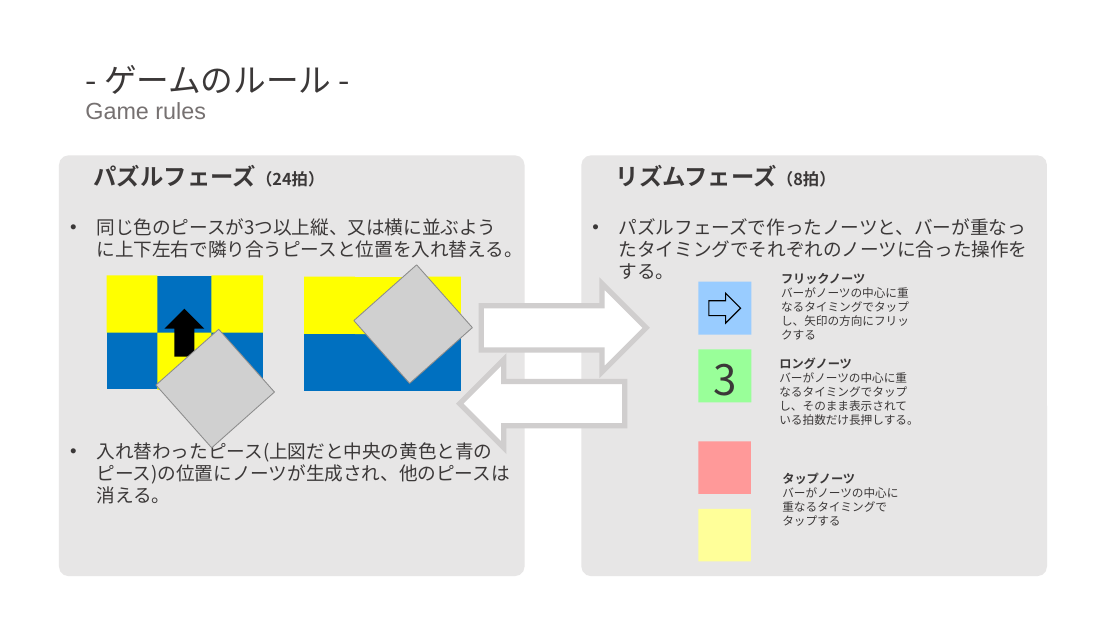
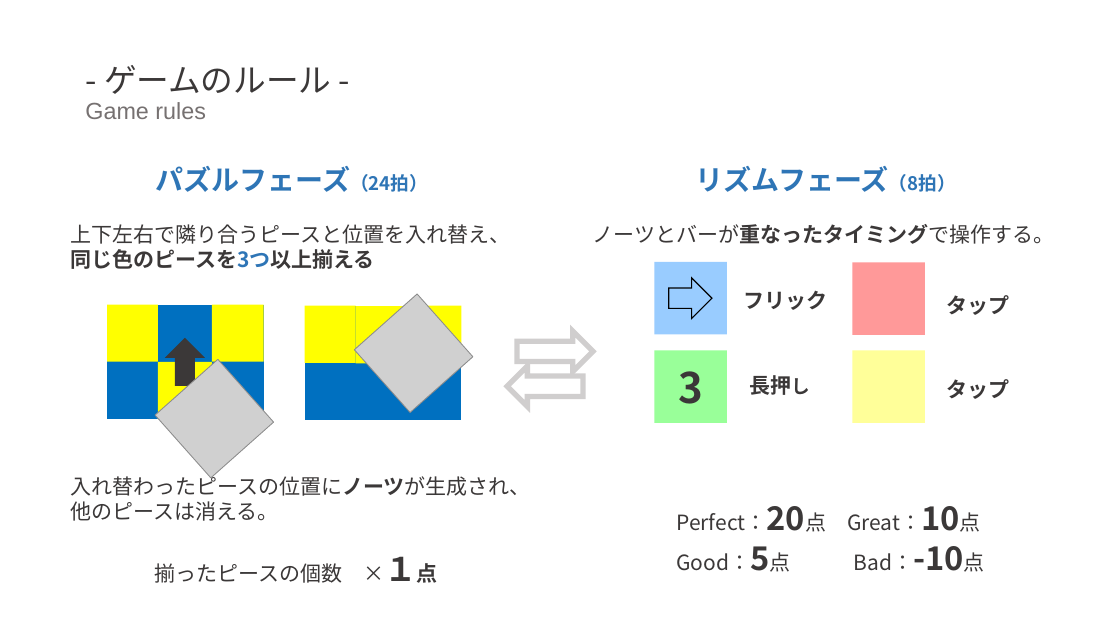
Before and after one commit to sakamana/PuzzleSoundGames, a slide deck: slide 2 of 卒研発表_佐久間.pptx. Drawn at 1120x630 pixels with LibreOffice and Linux fonts; fonts in the diff are those of the drawing; grey boxes stand for pictures. Boxes give left, top, right and bottom in pixels: in the first picture for what was removed or moved away, otherwise in the second. Text is boxed around its words. In the diff, an @@ line names an element or a change of style, - is before the commit and + after.

```diff
--- a/卒研発表_佐久間.pptx
+++ b/卒研発表_佐久間.pptx
@@ text "パズルフェーズ（24拍）" moved from (x1=59, y1=155, x2=524, y2=576) to (x1=70, y1=166, x2=531, y2=583) @@
@@ text "パズルフェーズ（24拍）" at (x1=70, y1=166, x2=531, y2=583): fill #E7E6E6 to none @@
@@ text at (x1=156, y1=166, x2=428, y2=192): size 20 to 24 pt, size 14 to 16 pt, text colour #3B3838 to #2E75B6 in "パズルフェーズ（24拍）"; alignment left to centre @@
@@ text "リズムフェーズ（8拍）" moved from (x1=581, y1=155, x2=1047, y2=576) to (x1=592, y1=166, x2=1054, y2=571) @@
@@ text "リズムフェーズ（8拍）" at (x1=592, y1=166, x2=1054, y2=571): fill #E7E6E6 to none @@
@@ text at (x1=696, y1=166, x2=956, y2=192): size 20 to 24 pt, size 14 to 16 pt, text colour #3B3838 to #2E75B6 in "リズムフェーズ（8拍）"; alignment left to centre @@
@@ text at (x1=70, y1=224, x2=531, y2=583): text changed; size 16 to 18 pt @@
-• 同じ色のピースが3つ以上縦、又は横に並ぶように上下左右で隣り合うピースと位置を入れ替える。
-• 入れ替わったピース(上図だと中央の黄色と青のピース)の位置にノーツが生成され、他のピースは消える。
+上下左右で隣り合うピースと位置を入れ替え、同じ色のピースを3つ以上揃える
+入れ替わったピースの位置にノーツが生成され、他のピースは消える。
+揃ったピースの個数 ×１点
@@ text at (x1=592, y1=224, x2=1054, y2=571): text changed; size 16 to 18 pt @@
-• パズルフェーズで作ったノーツと、バーが重なったタイミングでそれぞれのノーツに合った操作をする。
+ノーツとバーが重なったタイミングで操作する。
+Perfect：20点 Great：10点
+Good：5点 Bad：-10点
@@ rectangle resized from (x1=698, y1=281, x2=751, y2=334) to (x1=655, y1=262, x2=727, y2=334) @@
@@ rectangle resized from (x1=698, y1=442, x2=751, y2=495) to (x1=853, y1=262, x2=925, y2=334) @@
@@ right arrow resized from (x1=709, y1=293, x2=741, y2=323) to (x1=669, y1=278, x2=712, y2=318) @@
@@ text at (x1=743, y1=290, x2=827, y2=310): text changed; size 10 to 18 pt; bold on @@
-フリックノーツ
-バーがノーツの中心に重なるタイミングでタップし、矢印の方向にフリックする
+フリック
@@ text at (x1=947, y1=295, x2=1010, y2=315): text changed; size 10 to 18 pt; bold on @@
-タップノーツ
-バーがノーツの中心に重なるタイミングでタップする
+タップ
@@ 6 rectangles, 2 tables, 2 pictures, 1 up arrow moved together from (x1=107, y1=265, x2=473, y2=447) to (x1=107, y1=294, x2=473, y2=478) @@
@@ up arrow at (x1=165, y1=338, x2=205, y2=386): fill #000000 to #3B3838 @@
@@ right arrow resized from (x1=481, y1=284, x2=646, y2=372) to (x1=517, y1=331, x2=592, y2=371) @@
@@ rectangle "3" resized from (x1=698, y1=350, x2=751, y2=402) to (x1=655, y1=350, x2=727, y2=423) @@
@@ rectangle "3" at (x1=655, y1=350, x2=727, y2=423): bold on; vertical alignment top to middle @@
@@ rectangle resized from (x1=698, y1=509, x2=751, y2=562) to (x1=853, y1=350, x2=925, y2=423) @@
@@ right arrow resized from (x1=460, y1=360, x2=624, y2=448) to (x1=507, y1=366, x2=583, y2=407) @@
@@ text at (x1=750, y1=375, x2=811, y2=395): text changed; size 10 to 18 pt; bold on @@
-ロングノーツ
-バーがノーツの中心に重なるタイミングでタップし、そのまま表示されている拍数だけ長押しする。
+長押し
@@ text added at (x1=947, y1=379, x2=1010, y2=399), 18 pt, text #3B3838, bold @@
+タップ
```
Also in this commit, not shown: 2 other slides changed, 1 slide removed.
